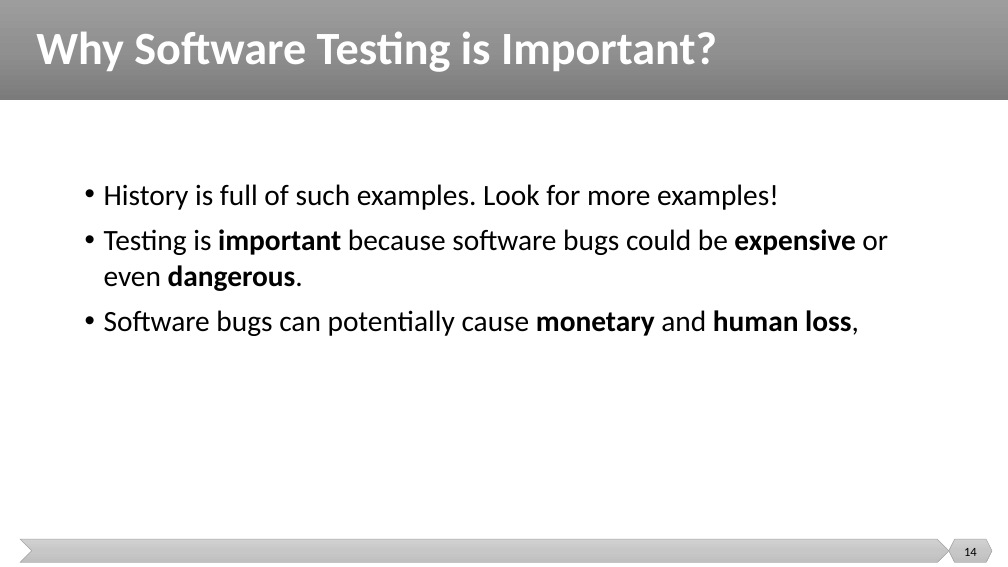
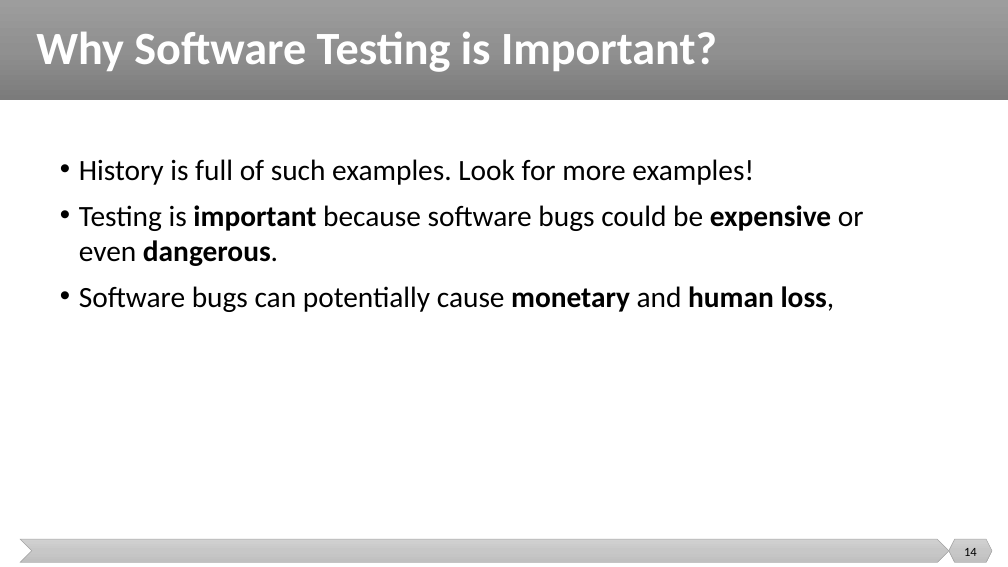
Before and after one commit to malenezi/malenezi, a slide deck: slide 14 of SE401/Lectures/1-Introduction/Introduction.pptx. Drawn at 1008x567 pixels with LibreOffice and Linux fonts; fonts in the diff are those of the drawing. Boxes give left, top, right and bottom in pixels: in the first picture for what was removed or moved away, otherwise in the second. Text is boxed around its words. In the diff, an @@ line names an element or a change of style, - is before the commit and + after.

```diff
--- a/SE401/Lectures/1-Introduction/Introduction.pptx
+++ b/SE401/Lectures/1-Introduction/Introduction.pptx
@@ text "History is full of such ...": place and size @@
-text "History is full of such ..." at [104, 184, 888, 336]
+text "History is full of such ..." at [79, 159, 864, 312]
```
Also in this commit, not shown: 7 other slides changed, 1 slide removed.
